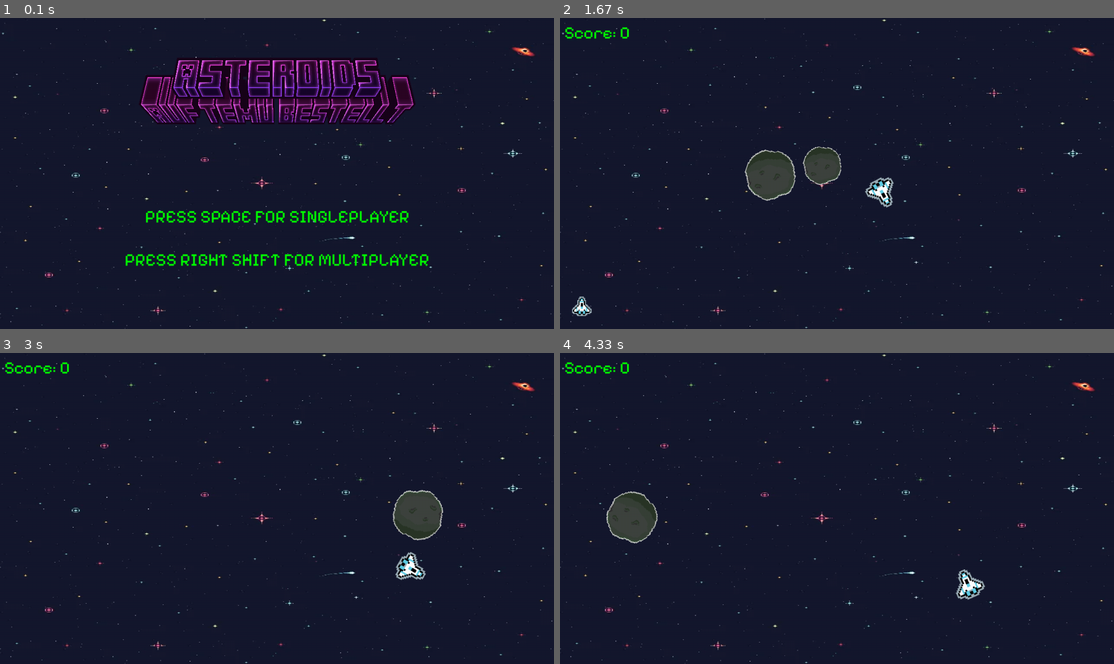
Above: before the commit, frames 1-4 (two rows, left to right).
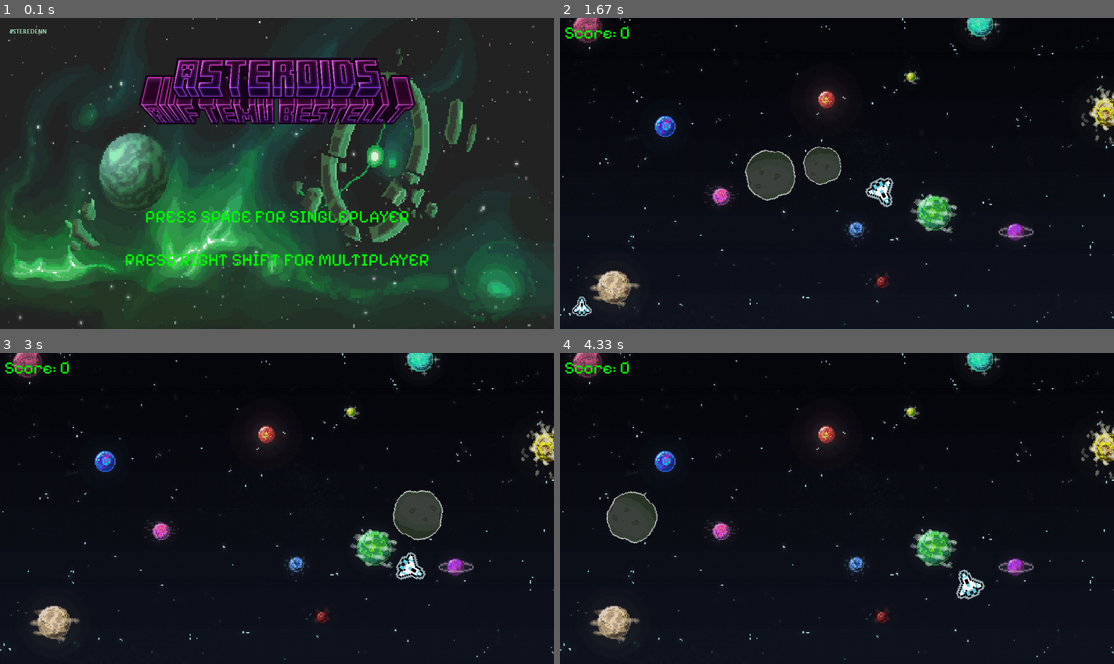
Above: after the commit, the same moments.

Repository: EinSchnitzelchen/AsteroidsAufTemu
Game: pygame game, started from main.py
Same seed, same stepped clock (60 frames per second), same inputs: the game is played once before the commit and once after it.
Inputs:
- Up to frame 1 (0.1 s): no input
- Up to frame 2 (1.67 s): tap Space at 0.33 s; hold Right 0.67-1.13 s; hold Up 1.17-1.47 s; hold Right from 1.5 s (still down)
- Up to frame 3 (3 s): release Right at 1.97 s; hold Left 2-2.53 s; hold Down 2.57-2.87 s; hold Right from 2.9 s (still down)
- Up to frame 4 (4.33 s): release Right at 3.3 s; hold Right from 3.73 s (still down)

The runs differ from the first frame. In frame 1, 53% of the frame differs, in the area x 0-100%, y 0-100%; in frame 2, 49%; in frame 3, 49%; in frame 4, 49%.

Commit message:
new backgrounds

Diff:
--- a/menu.py
+++ b/menu.py
@@ -22,7 +22,7 @@
 
         self.two_player = False
 
-        self.image = pygame.image.load(BASE_DIR / "Assets/background/background.png")
+        self.image = pygame.image.load(BASE_DIR / "Assets/background/main_menu.gif")
         self.logo = pygame.image.load(BASE_DIR / "Assets/logo.png")
         self.logo = pygame.transform.scale(self.logo, (screen_width/3 * 1.5, screen_height/7 * 1.5))
         self.logo_rect = self.logo.get_rect()
Binary file changed: Assets/background/background.png
Binary file added: Assets/background/main_menu.gif
